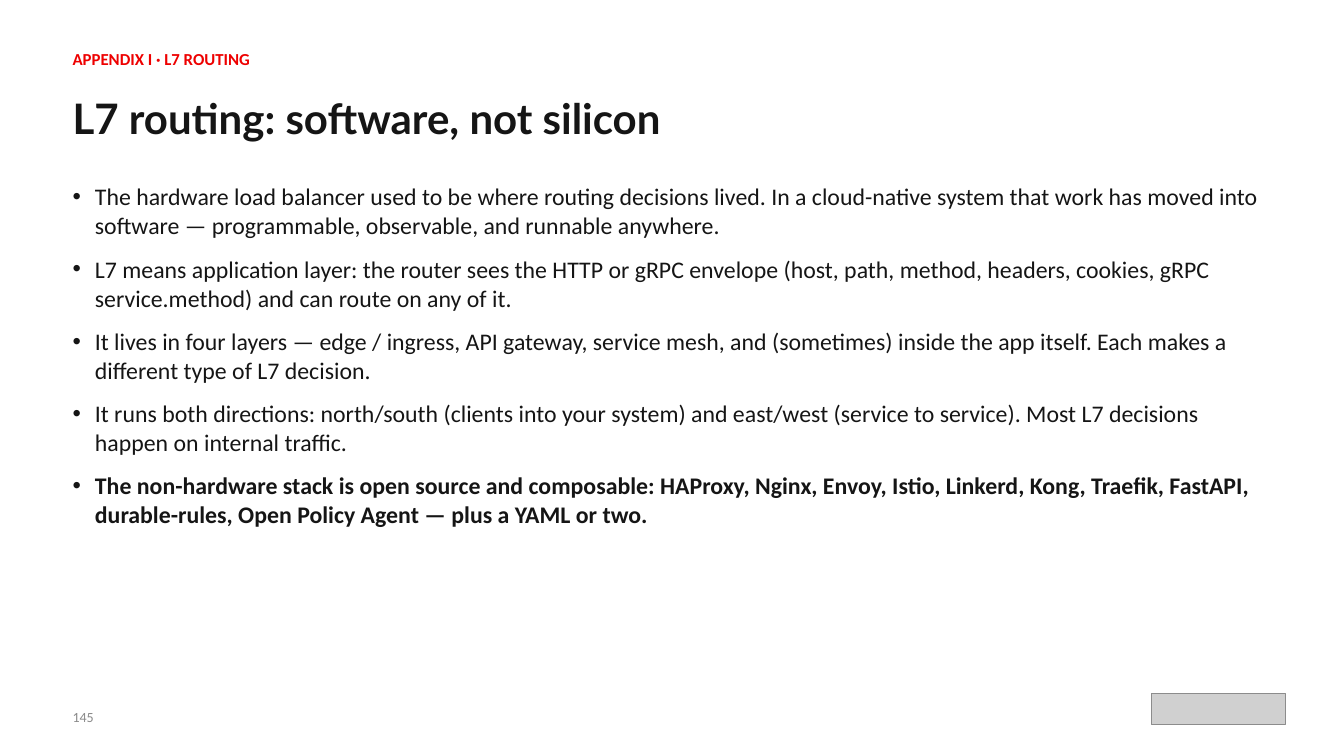
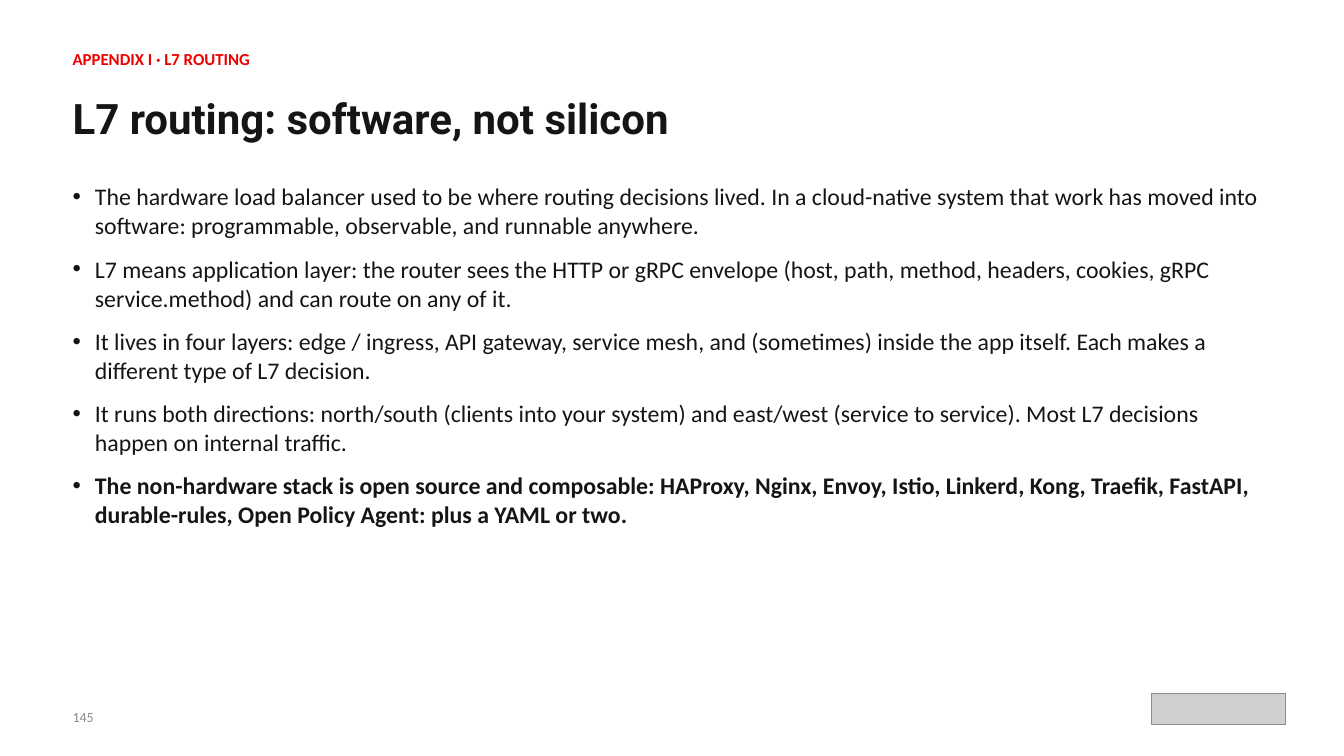
Before and after one commit to patterncatalyst/cloud-native-design-patterns, a slide deck: slide 169 of lgtm-presentation/Designing-Cloud-Native-APIs-Python.pptx. Drawn at 1344x756 pixels with LibreOffice and Linux fonts; fonts in the diff are those of the drawing; grey boxes stand for pictures. Boxes give left, top, right and bottom in pixels: in the first picture for what was removed or moved away, otherwise in the second. Text is boxed around its words. In the diff, an @@ line names an element or a change of style, - is before the commit and + after.

```diff
--- a/lgtm-presentation/Designing-Cloud-Native-APIs-Python.pptx
+++ b/lgtm-presentation/Designing-Cloud-Native-APIs-Python.pptx
@@ text "L7 routing: software, not silicon" at box(73, 102, 669, 143): font Lato to Roboto @@
@@ text at box(95, 188, 1257, 238): text changed @@
-• The hardware load balancer used to be where routing decisions lived. In a cloud-native system that work has moved into software — programmable, observable, and runnable anywhere.
+• The hardware load balancer used to be where routing decisions lived. In a cloud-native system that work has moved into software: programmable, observable, and runnable anywhere.
@@ text at box(95, 333, 1205, 383): text changed @@
-• It lives in four layers — edge / ingress, API gateway, service mesh, and (sometimes) inside the app itself. Each makes a different type of L7 decision.
+• It lives in four layers: edge / ingress, API gateway, service mesh, and (sometimes) inside the app itself. Each makes a different type of L7 decision.
@@ text at box(95, 477, 1248, 527): text changed @@
-• The non-hardware stack is open source and composable: HAProxy, Nginx, Envoy, Istio, Linkerd, Kong, Traefik, FastAPI, durable-rules, Open Policy Agent — plus a YAML or two.
+• The non-hardware stack is open source and composable: HAProxy, Nginx, Envoy, Istio, Linkerd, Kong, Traefik, FastAPI, durable-rules, Open Policy Agent: plus a YAML or two.
```
Also in this commit, not shown: 281 other slides changed, 3 other files.
